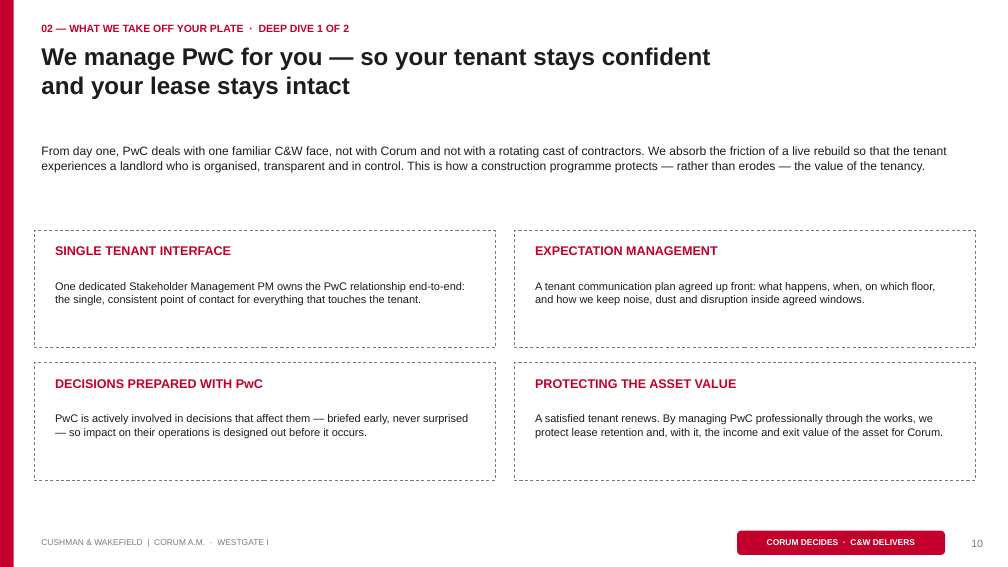
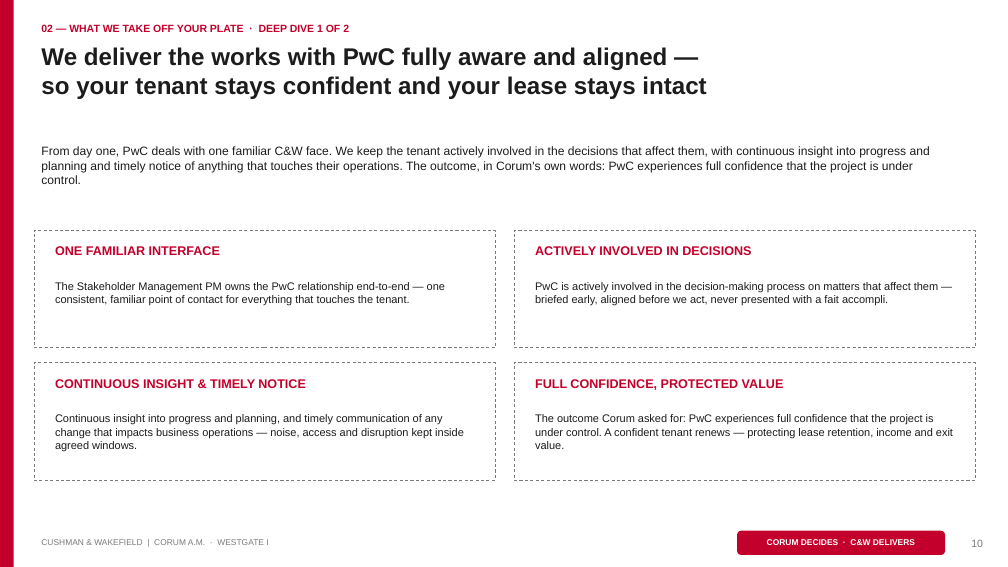
Before and after one commit to sjbezemer-cmyk/Solid-Base, a slide deck: slide 10 of corum-pitch/Corum-Westgate-I-Pitch-Wireframe.pptx. Drawn at 1008x567 pixels with LibreOffice and Linux fonts; fonts in the diff are those of the drawing. Boxes give left, top, right and bottom in pixels: in the first picture for what was removed or moved away, otherwise in the second. Text is boxed around its words. In the diff, an @@ line names an element or a change of style, - is before the commit and + after.

```diff
--- a/corum-pitch/Corum-Westgate-I-Pitch-Wireframe.pptx
+++ b/corum-pitch/Corum-Westgate-I-Pitch-Wireframe.pptx
@@ text at <box>41,47,706,99</box>: text changed @@
-We manage PwC for you — so your tenant stays confident
-and your lease stays intact
+We deliver the works with PwC fully aware and aligned —
+so your tenant stays confident and your lease stays intact
@@ text at <box>41,146,930,184</box>: text changed @@
-From day one, PwC deals with one familiar C&W face, not with Corum and not with a rotating cast of contractors. We absorb the friction of a live rebuild so that the tenant experiences a landlord who is organised, transparent and in control. This is how a construction programme protects — rather than erodes — the value of the tenancy.
+From day one, PwC deals with one familiar C&W face. We keep the tenant actively involved in the decisions that affect them, with continuous insight into progress and planning and timely notice of anything that touches their operations. The outcome, in Corum's own words: PwC experiences full confidence that the project is under control.
@@ text at <box>55,246,220,255</box>: text changed @@
-SINGLE TENANT INTERFACE
+ONE FAMILIAR INTERFACE
@@ text at <box>535,246,751,255</box>: text changed @@
-EXPECTATION MANAGEMENT
+ACTIVELY INVOLVED IN DECISIONS
@@ text at <box>55,282,445,306</box>: text changed @@
-One dedicated Stakeholder Management PM owns the PwC relationship end-to-end: the single, consistent point of contact for everything that touches the tenant.
+The Stakeholder Management PM owns the PwC relationship end-to-end — one consistent, familiar point of contact for everything that touches the tenant.
@@ text at <box>535,282,938,306</box>: text changed @@
-A tenant communication plan agreed up front: what happens, when, on which floor, and how we keep noise, dust and disruption inside agreed windows.
+PwC is actively involved in the decision-making process on matters that affect them — briefed early, aligned before we act, never presented with a fait accompli.
@@ text at <box>55,379,306,388</box>: text changed @@
-DECISIONS PREPARED WITH PwC
+CONTINUOUS INSIGHT & TIMELY NOTICE
@@ text at <box>535,379,784,390</box>: text changed @@
-PROTECTING THE ASSET VALUE
+FULL CONFIDENCE, PROTECTED VALUE
@@ text at <box>55,414,464,451</box>: text changed @@
-PwC is actively involved in decisions that affect them — briefed early, never surprised — so impact on their operations is designed out before it occurs.
+Continuous insight into progress and planning, and timely communication of any change that impacts business operations — noise, access and disruption kept inside agreed windows.
@@ text at <box>535,414,953,449</box>: text changed @@
-A satisfied tenant renews. By managing PwC professionally through the works, we protect lease retention and, with it, the income and exit value of the asset for Corum.
+The outcome Corum asked for: PwC experiences full confidence that the project is under control. A confident tenant renews — protecting lease retention, income and exit value.
```
Also in this commit, not shown: 4 other slides changed, 3 other files.
